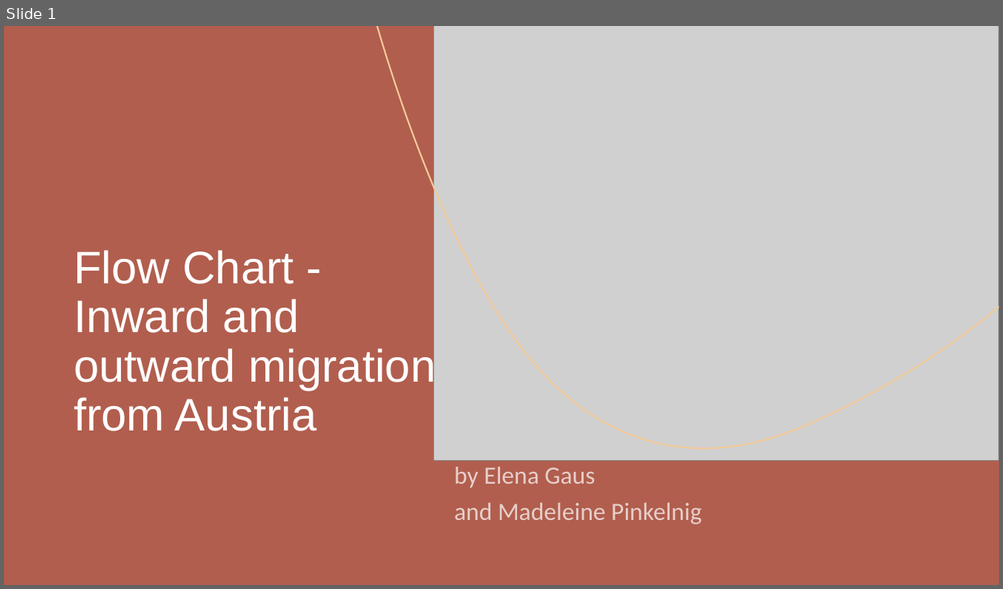
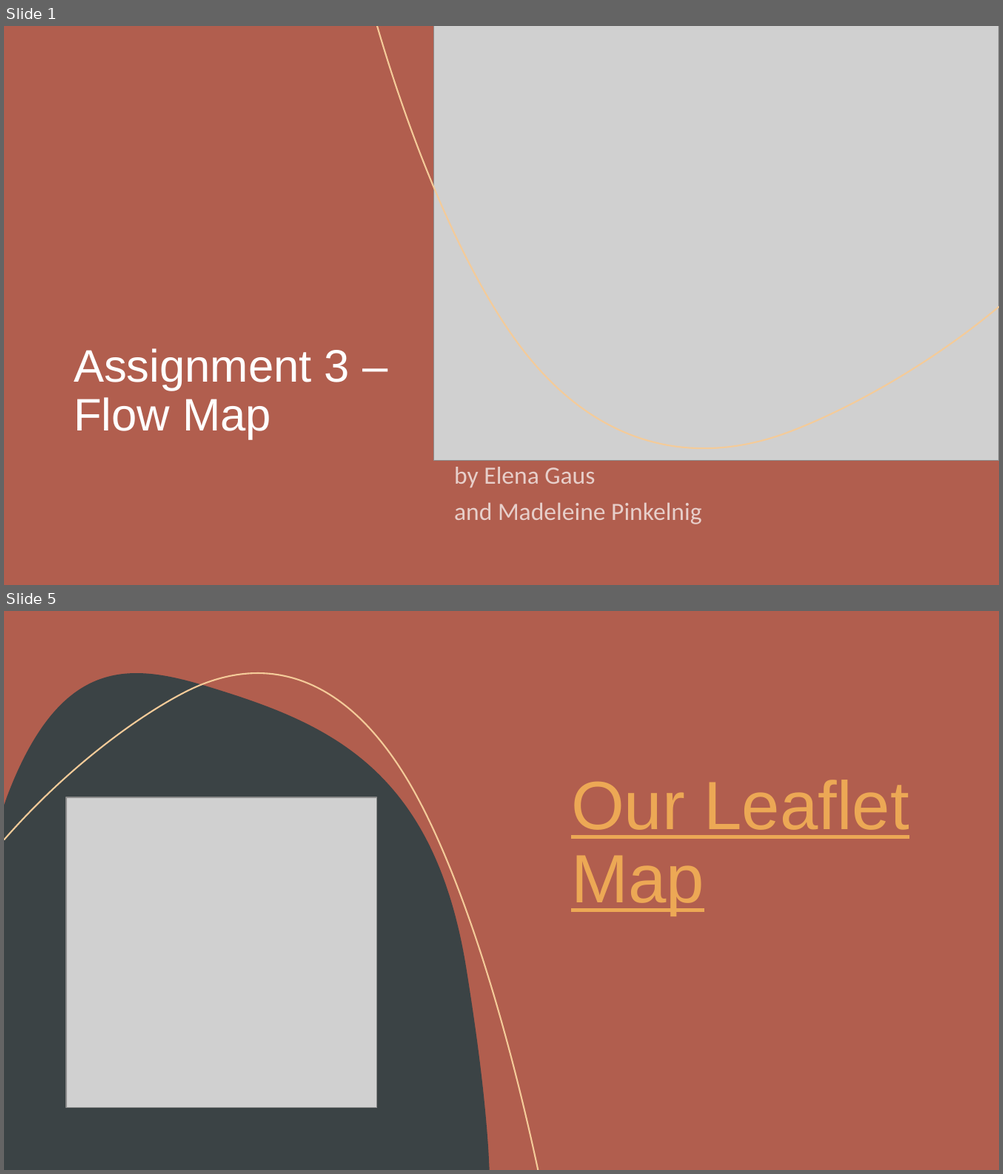
Before and after one commit to MadeByMel/geovisualisation, a slide deck: project_presentation.pptx. Shown one above the other, each under a label of ours: slide 1 before the commit, slides 1 and 5 after it; the slides between them are not shown. The pictures are 1003x589 and 1003x1174 pixels, drawn with LibreOffice and Linux fonts; fonts in the diff are those of the drawing; grey boxes stand for pictures. Boxes give left, top, right and bottom in pixels: in the first picture for what was removed or moved away, otherwise in the second. Text is boxed around its words. In the diff, an @@ line names an element or a change of style, - is before the commit and + after.

```diff
--- a/project_presentation.pptx
+++ b/project_presentation.pptx
@@ slide 5 added at bbox=[4, 611, 999, 1170], background #B15E4E @@
@@ rectangle added at bbox=[4, 611, 999, 1170], fill #B15E4E @@
@@ freeform shape added at bbox=[4, 667, 40, 800], fill #C5B096 @@
@@ freeform shape added at bbox=[4, 673, 489, 1170], fill #3B4345 @@
@@ freeform shape added at bbox=[4, 673, 538, 1170], outline #F4CB99 1.5 pt @@
@@ title added at bbox=[571, 780, 909, 915], 66 pt, text #ECA855, underline @@
+Our Leaflet Map
@@ picture added at bbox=[66, 797, 377, 1109] @@
@@ freeform shape added at bbox=[600, 1113, 961, 1170], outline #A9AEA7 1 pt @@
@@ freeform shape added at bbox=[669, 1121, 999, 1170], fill #3B4345 @@
@@ slide 1 changed as well @@
@@ title at bbox=[74, 349, 350, 440]: text changed @@
-Flow Chart - Inward and outward migration from Austria
+Assignment 3 – Flow Map
```
Also in this commit, not shown: 5 other slides added, 6 slides removed.
